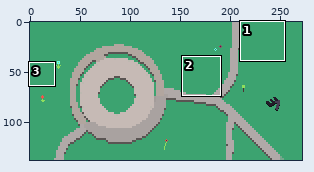
One commit to this sprite sheet: src/images/map-1-ground.png. Above, an overview of the earlier version with the close-up marked.
Close-up. The starting point:
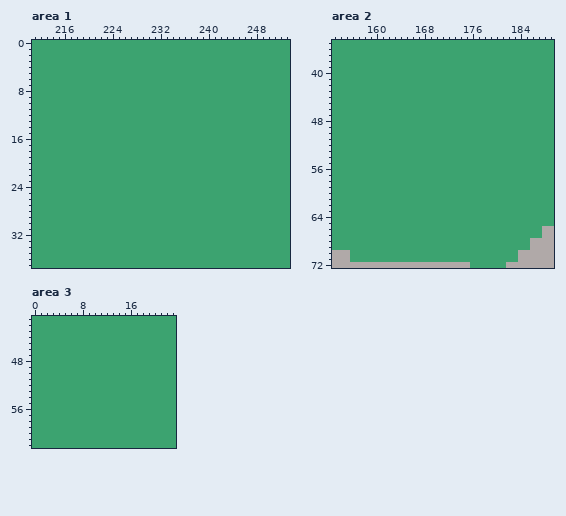
The file is 272x138 pixels. Colours within 5 levels of each other are drawn and written as one. Shown: area 1: x 211..253, y 0..37; area 2: x 153..189, y 35..72; area 3: x 0..23, y 41..62. The commit also changed other parts of the picture, which this record leaves out.
And afterwards:
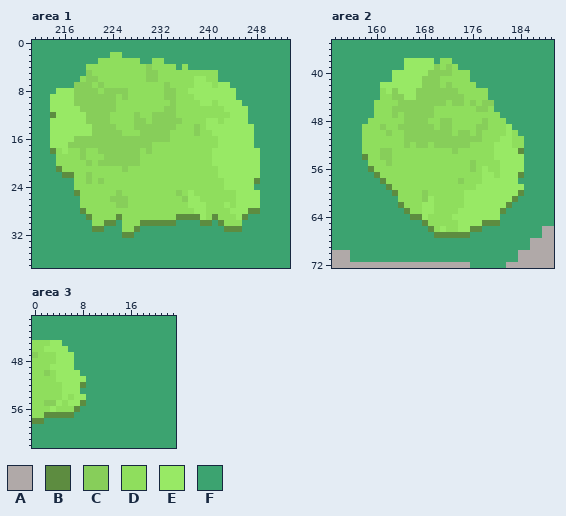
Palette (. is transparent): A #b0a9a8  B #5d8c40  C #87ce5a  D #8fde5d  E #98e965  F #3ca370
Changes in this commit:
Changed rows in their new state; - is an unchanged pixel.
Area 1:
first column x 214:
 2 ----------DD-----------------------
 3 --------DDDDDDD--DD----------------
 4 ------DDDDDDDDDDCDDDD-D------------
 5 ------CDDDDDDDDDCCDDDDDDDDDD-------
 6 -----DCCDDDDDDDDCCDDDDDDEEDD-------
 7 ----CCCDCDDDDDDDDDDCDDDDEEEDEE-----
 8 -EEECCCCDCCCCDDDDDDCCDDEEEEEEEE----
 9 EEEECCCCCCCDCDDDDDDCCDDDEEEEEEE----
10 EEEECCCCCCCDDDDDDDDDCDDDDEEDEEEE---
11 EEEEECCCCCCDDDDDDDDCCDDDDDDDDEEEE--
12 BEEEEECCCCDDDDCDDCCCCDDDDDDDDDEEE--
13 EEEEEECCCCDDDDCCDCCCCCDDDDEEDEEEE--
14 EEEEEEECCCCDDDCCCCCCCDDDCDEEEEEEEE-
15 EEEEEEECCCCCDDDCCCCCDDDDCDDEEEEEEE-
16 EEEECCCCCCCCCCCCCCCCDDDDDDDDEEEEEE-
17 EEECCCCCCCCCCCCCCDDDDDDDDDDDEEEEEE-
18 BDEDDCDDCCCCCCCDCDDDDDDDDDDEEEEEEEE
19 -DDDDCDDDCCCCCCDDDDDDDDDDDDEEEEEEEE
20 -DDDDDCDCCCCCCCDDDDDDDDDDDDEEEEEEEE
21 -BDDDDDDDDDDCDDDDDDDDDDDDDDDEEEEEEE
22 --BBDDCDDDDDDDDDDDDDDDDDDDDDEEEEEEE
23 ----DDCDCDDDDDDDDDDDDDDDDDDDDEEEEEB
24 ----DDDDDDDDDDDDDDDDDDDDDDDDDEEEEE-
25 ----BDDDDDDCDDDDDDDDDCDEDDDDDDDEEEE
26 -----DDDDDCCCDDDDDDDDDCEEDDDDDDEEEE
27 -----DDDDDDCCDDDDDDDDDDEEEDDDEDEEEE
28 -----BDDDDDDDDDDDDDDDDDDEEDDDDEEEBB
29 ------BDDDDBDDDDDDDDDBBBBEDBDDDEB--
30 -------DDBB-DDDBBBBBB----BB-BDDD---
31 -------BB---DDB--------------BBB---
32 ------------BB---------------------
Area 2:
first column x 158:
38 -------EEEEE-DD------------
39 -------EEEEECDCD-----------
40 -----EEEEEECCCCDDD---------
41 -----EEEEECCCDDDDD---------
42 ---EEEEEEECCCDCDDDD--------
43 ---DECEEECCCCCCCDDDDD------
44 ---DDCCEECCCCCCCCDDDD------
45 --DDDDCCCCCCCCDCCDCDCC-----
46 --DDDCCCCCCCDDDDDDDCCD-----
47 --DDDCDCCCCCDDDDDDDDDDD----
48 -DDDDDDCCCCDDCCDDDDDCDDD---
49 DDDCDDCCCCCCDCCDDDDCCDDDE--
50 DDDDCDDCCCCCCCCDCCDCDDDDED-
51 DDDDDDDCCCCCCCCCCCCCDDDEEDD
52 DDDDDDDCDCCDCCCCCCDDDDEEEDD
53 DDDCCDDDDDDDDDDCDDDDDDEEEEB
54 BDDCCDDDDDDDDDDDDDDDDDEEEEE
55 -DDDCDDDDDDDDDDDDDCDDDDEEEE
56 -BDDDDDDDDDDDDDDDDCDEDDEEEE
57 --BDDDDDDDDDDDDDDDDDEEDEEEB
58 ---BDDDDDDDDDDDDCDDDEEEEEE-
59 ----BDDDDDDDDDDDDDDEEEEEEEE
60 -----BDDDDCDDDDDDEEEEEEEEEB
61 ------DDDDCEDDDDDEEEEEEEEB-
62 ------BDDDEEDDDDDEEEEEEEB--
63 -------BDDEEDDDDEEEEEEEB---
64 --------BBEDDDDEEEEEEEE----
65 ----------BDDDDDEEEEBBB----
66 -----------BDEDDEEBB-------
67 ------------BBBBBB---------
Area 3:
first column x 0:
45 DDDEE----
46 DDEEEE---
47 CDDDEEE--
48 DDDDEEE--
49 DDDEEEE--
50 DDCDEEEE-
51 DDDDEEEEE
52 DDDDDEEEB
53 DDDDDEEE-
54 DDDDDEDEE
55 DDCCEDEEB
56 DDDEDDDB-
57 DDBBBBB--
58 BB-------
Boxes around the changes in both close-ups, in picture pixels (x1, y1, x2, y2):
changed: (50, 52, 260, 238)
changed: (362, 58, 524, 238)
changed: (32, 340, 86, 424)
